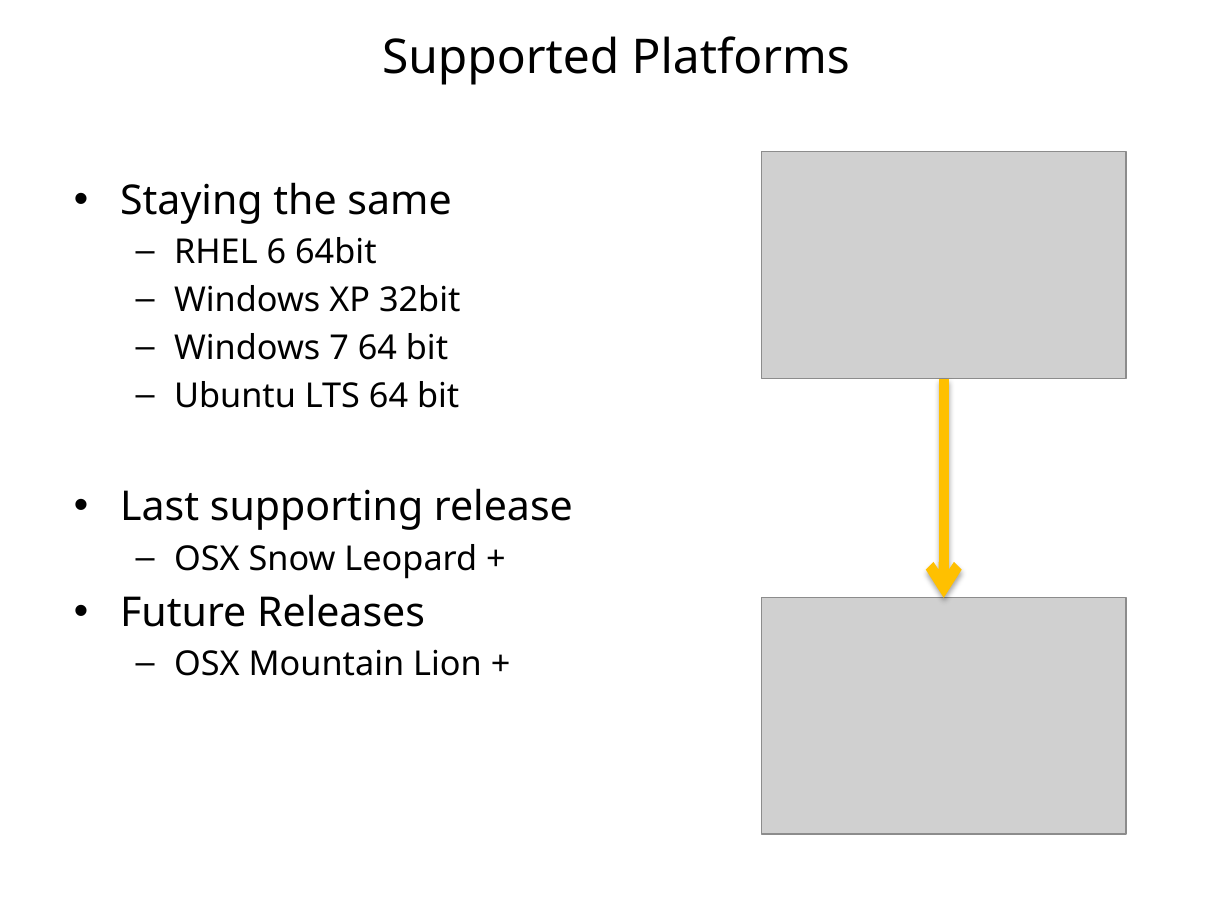
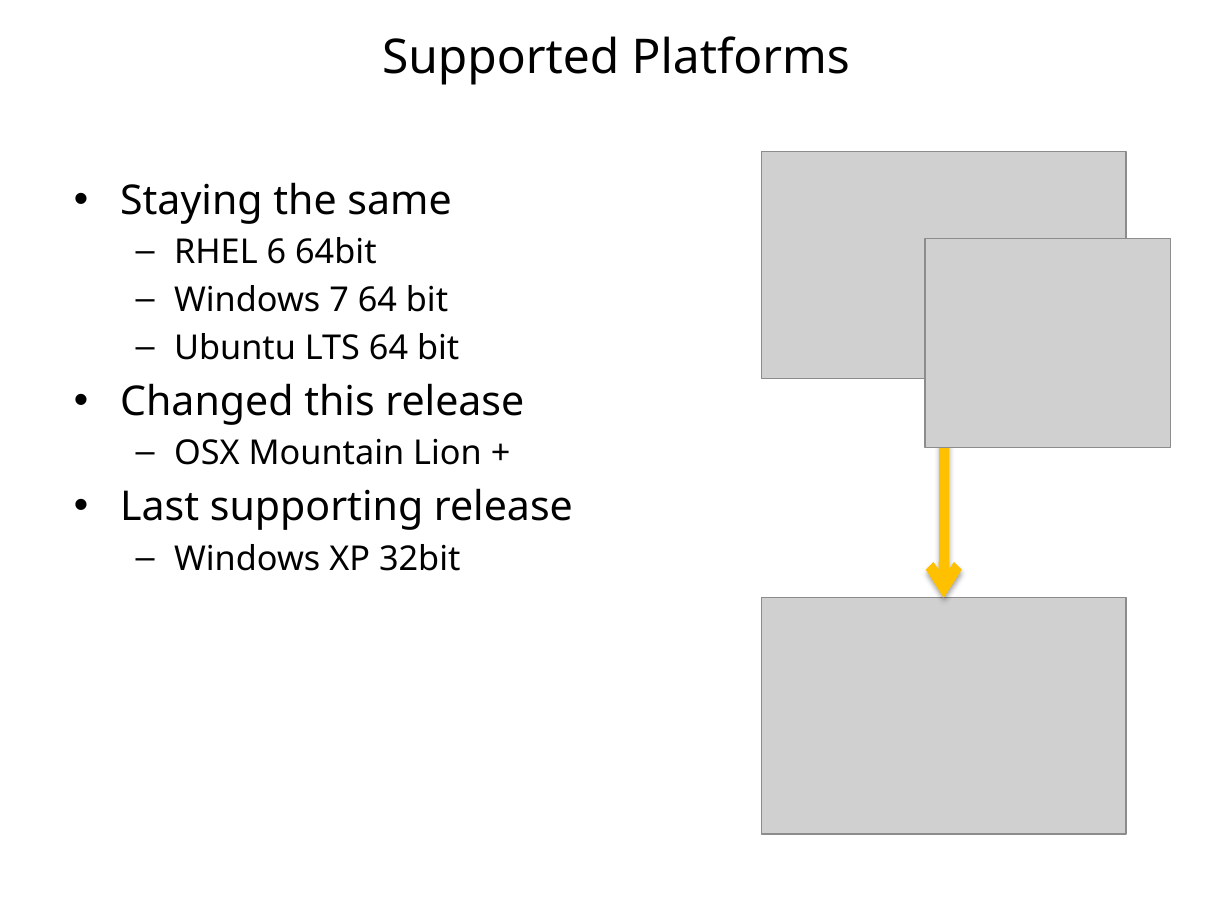
Before and after one commit to mantidproject/documents, a slide deck: slide 6 of Presentations/Release Presentations/3.1/Release 3.1 Presentation.pptx (slide 5 before the commit). Drawn at 1232x924 pixels with LibreOffice and Linux fonts; fonts in the diff are those of the drawing; grey boxes stand for pictures; background and template pictures are left out. Boxes give left, top, right and bottom in pixels: in the first picture for what was removed or moved away, otherwise in the second. Text is boxed around its words. In the diff, an @@ line names an element or a change of style, - is before the commit and + after.

Commit message:
release presentation 3.1

```diff
--- a/Presentations/Release Presentations/3.1/Release 3.1 Presentation.pptx
+++ b/Presentations/Release Presentations/3.1/Release 3.1 Presentation.pptx
@@ picture added at [925, 239, 1170, 447] @@
@@ text at [174, 285, 460, 312]: paragraph removed @@
-  – Windows XP 32bit
@@ text at [120, 383, 524, 465]: paragraphs added @@
+• Changed this release
+  – OSX Mountain Lion +
@@ text at [174, 544, 460, 571]: text changed @@
-  – OSX Snow Leopard +
-• Future Releases
-  – OSX Mountain Lion +
+  – Windows XP 32bit
```
Also in this commit, not shown: 5 other slides changed, 33 slides added, 8 slides removed, 12 other files.
